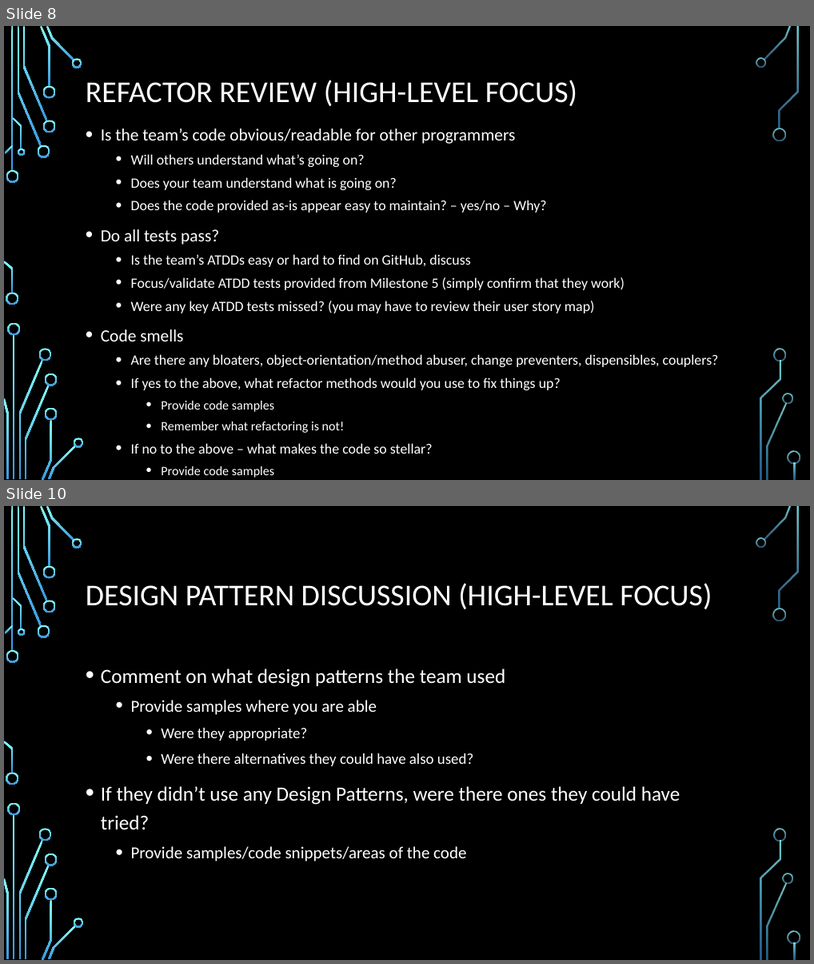
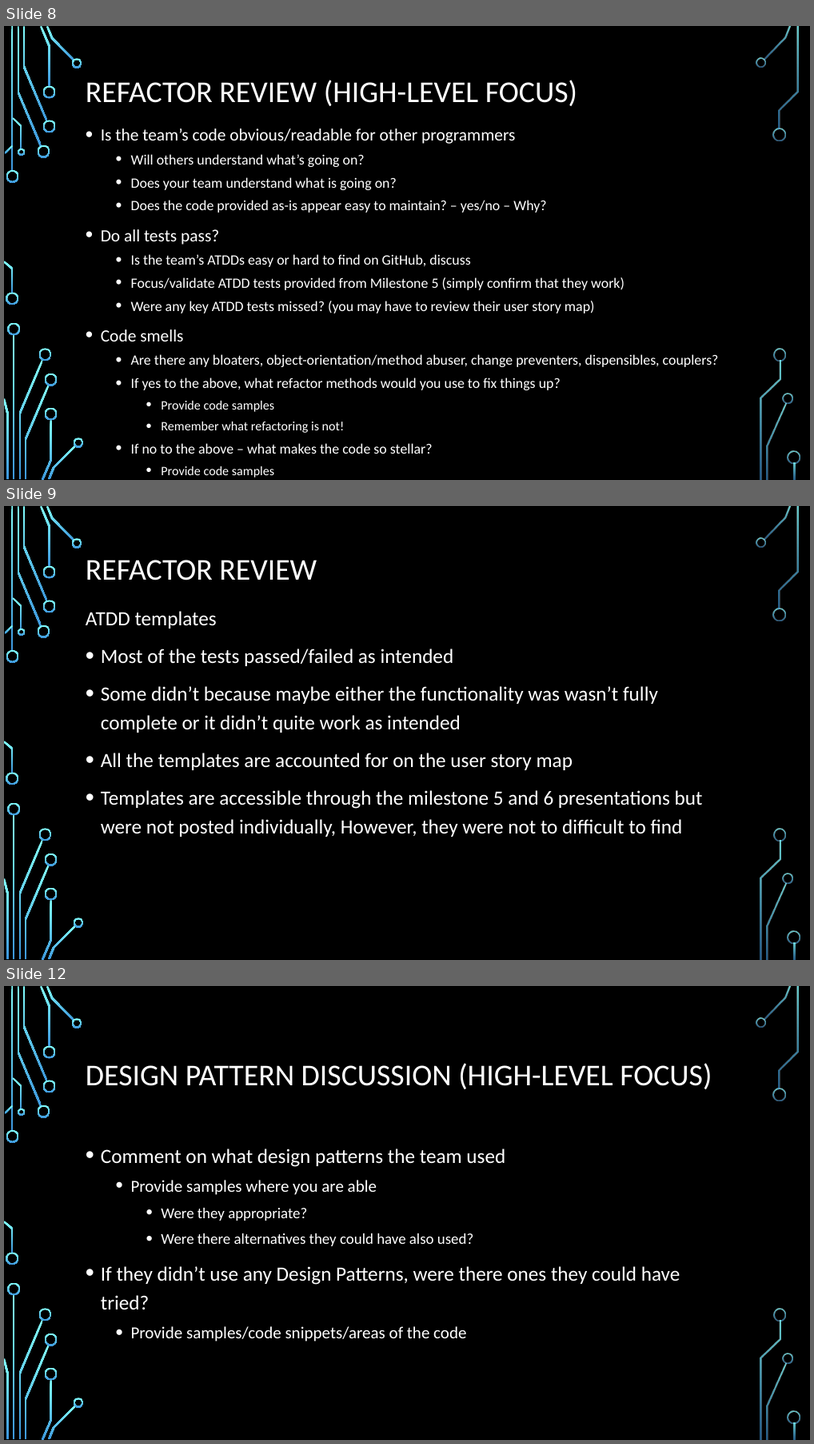
Before and after one commit to ureginastudent/PROJECT, a slide deck: Milestone 7/ENSE 470 Milestone 7.pptx. Shown one above the other, each under a label of ours: slides 8 and 10 before the commit, slides 8, 9 and 12 after it; the slides between them are not shown. The pictures are 814x964 and 814x1444 pixels, drawn with LibreOffice and Linux fonts; fonts in the diff are those of the drawing; background and template pictures are left out. Boxes give left, top, right and bottom in pixels: in the first picture for what was removed or moved away, otherwise in the second. Text is boxed around its words. In the diff, an @@ line names an element or a change of style, - is before the commit and + after.

```diff
--- a/Milestone 7/ENSE 470 Milestone 7.pptx
+++ b/Milestone 7/ENSE 470 Milestone 7.pptx
@@ slide 9 added at bbox=[4, 506, 810, 960], background picture (left out); not listed: 36 template elements that a slide beside it also shows @@
@@ title added at bbox=[86, 560, 317, 580], 36 pt, text #FFFFFF @@
+REFACTOR REVIEW
@@ text added at bbox=[86, 611, 703, 836], 24 pt, text #FFFFFF @@
+ATDD templates
+• Most of the tests passed/failed as intended
+• Some didn’t because maybe either the functionality was wasn’t fully complete or it didn’t quite work as intended
+• All the templates are accounted for on the user story map
+• Templates are accessible through the milestone 5 and 6 presentations but were not posted individually, However, they were not to difficult to find
@@ what was slide 10 is now slide 12 @@
```
Also in this commit, not shown: 2 slides changed, 2 other slides added, 2 slides removed.
